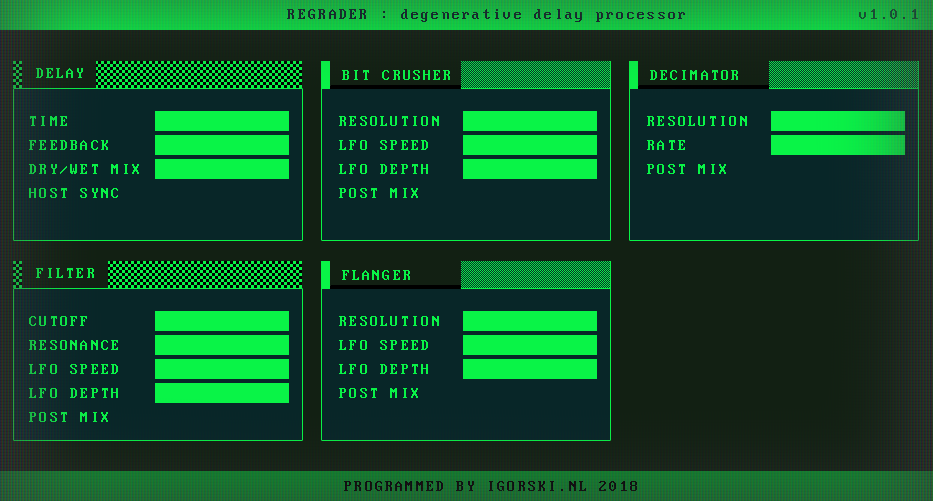
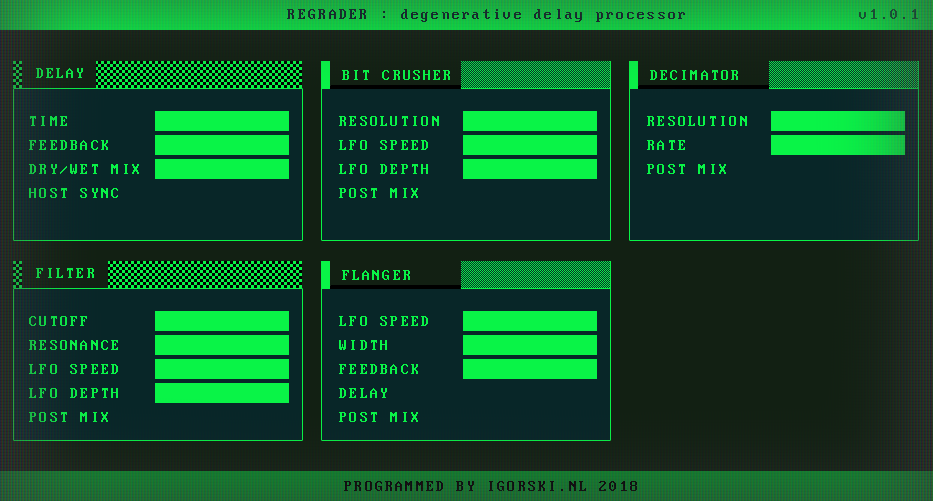
The second 933 × 501 image is a revision of the first. Changes to its layers:
painted on "control titles" (5th of 5, in "module: flanger") over (339, 316, 439, 422)
